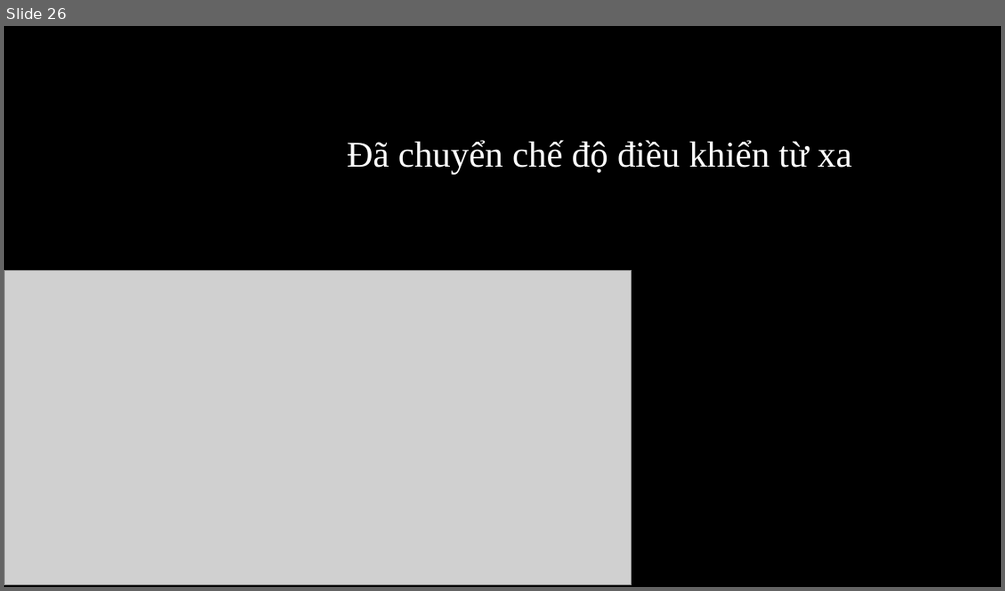
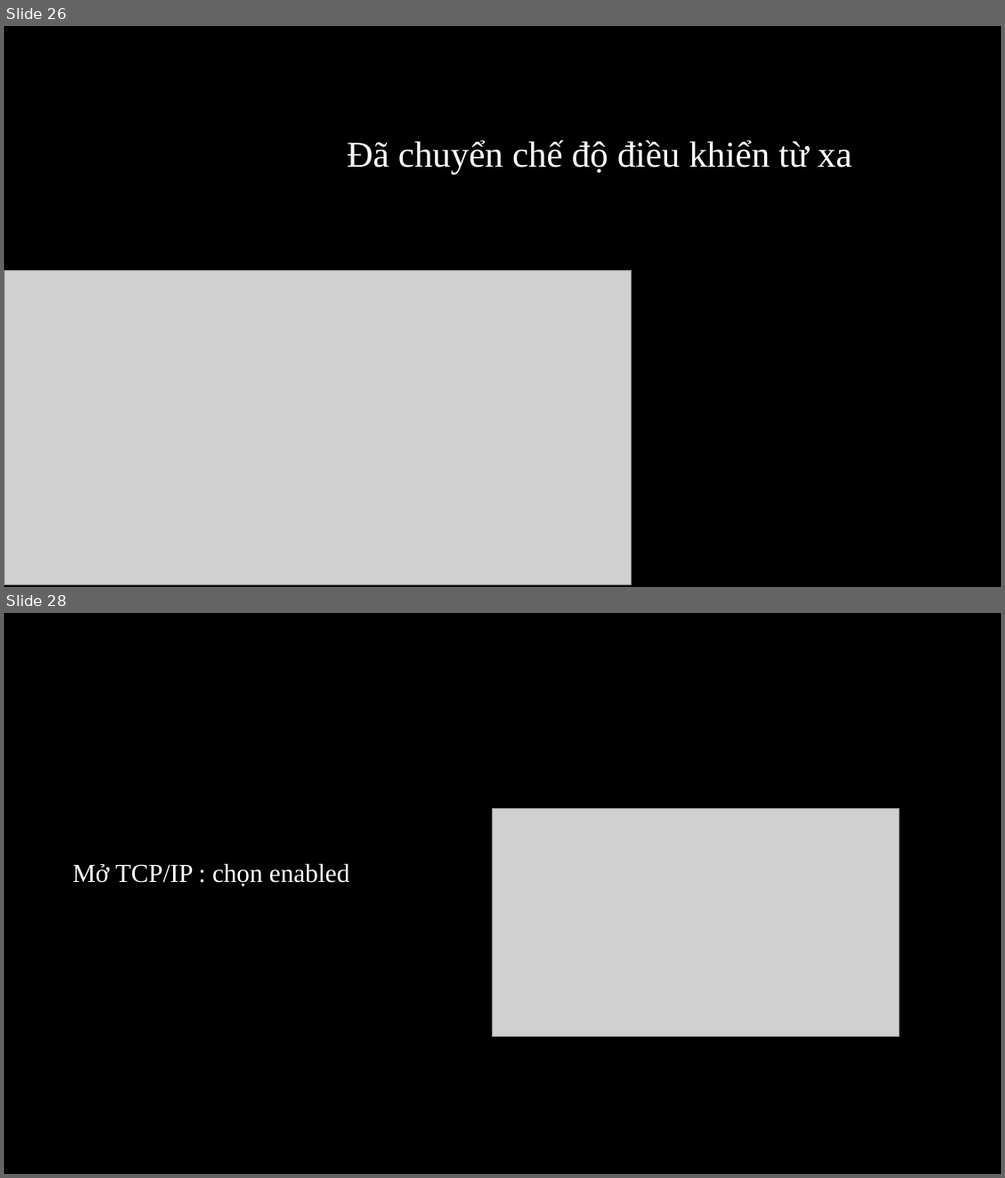
Before and after one commit to vulan1112/b-i-t-p, a slide deck: Quá trình cài đặt My SQL 2022.pptx. Shown one above the other, each under a label of ours: slide 26 before the commit, slides 26 and 28 after it; the slides between them are not shown. The pictures are 1005x591 and 1005x1178 pixels, drawn with LibreOffice and Linux fonts; fonts in the diff are those of the drawing; grey boxes stand for pictures; background and template pictures are left out. Boxes give left, top, right and bottom in pixels: in the first picture for what was removed or moved away, otherwise in the second. Text is boxed around its words. In the diff, an @@ line names an element or a change of style, - is before the commit and + after.

```diff
--- a/Quá trình cài đặt My SQL 2022.pptx
+++ b/Quá trình cài đặt My SQL 2022.pptx
@@ slide 28 added at (4,613,1001,1174), background #000000 @@
@@ picture added at (493,808,900,1037) @@
@@ text added at (73,863,350,886), 25 pt, text #FFFFFF @@
+Mở TCP/IP : chọn enabled
```
Also in this commit, not shown: 7 other slides added.
